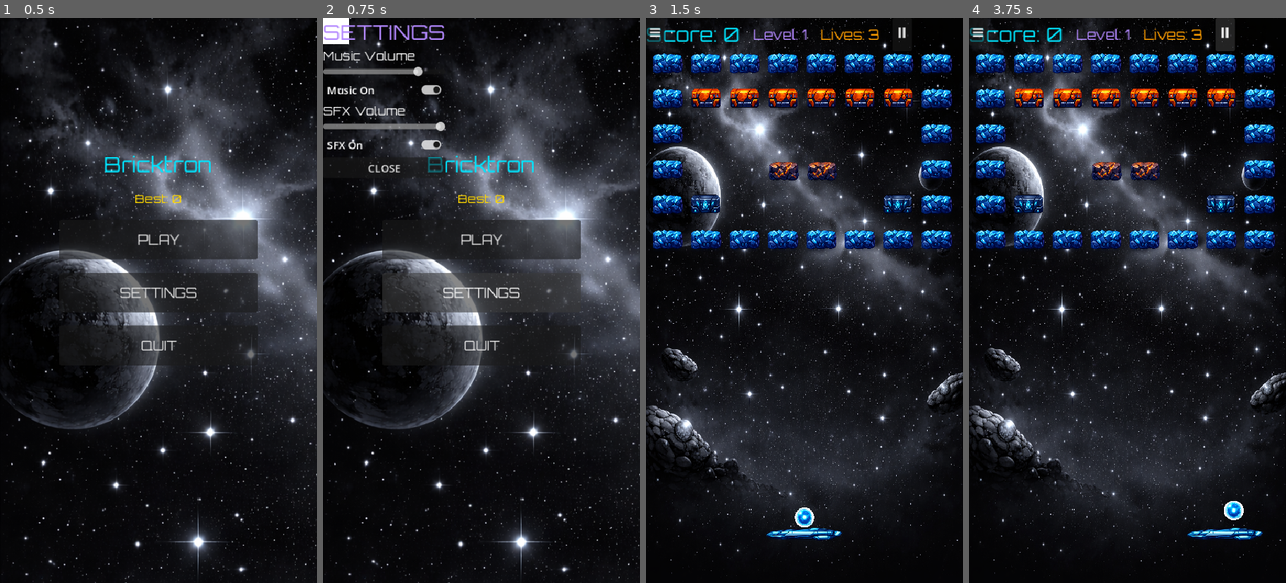
Above: before the commit, frames 1-4 (left to right).
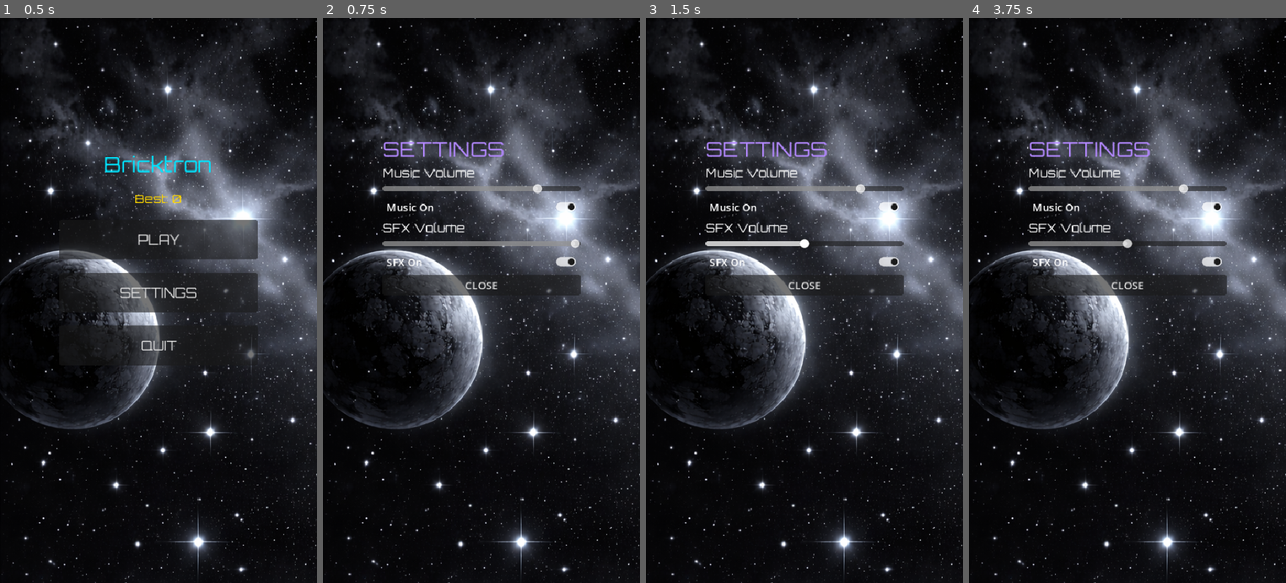
Above: after the commit, the same moments.

Repository: ilkkayli/godot-brick-breaker
Game: Godot game, scene res://MainMenu.tscn
The game is run twice, just before and just after one commit, with the same random seed, the same clock (stepped at 60 frames per second) and the same inputs.
Inputs (mouse positions are in pixels of both pictures, inside the frame that each line leads up to):
- Up to frame 1 (0.5 s): no input
- Up to frame 2 (0.75 s): click "SETTINGS" at 0.5 s
- Up to frame 3 (1.5 s): click (804, 238) at 1.25 s, where only the run before the commit has a clickable "PLAY"
- Up to frame 4 (3.75 s): click (978, 29) at 2 s, where only the run before the commit has a clickable "≡"; click (1127, 238) at 2.75 s, where only the run before the commit has a clickable "PLAY"; click (1225, 34) at 3.5 s, where only the run before the commit has a clickable "⏸"

Frame 1 is identical in both runs. In frame 2, 9.2% of the frame differs, in the area x 0-82%, y 0-62%; in frame 3, 48%; in frame 4, 48%, in the area x 0-100%, y 0-100%.

Commit message:
Add Level Complete, Pause, Settings screens and audio bus system

Diff:
--- a/LevelComplete.gd
+++ b/LevelComplete.gd
@@ -1,18 +1,20 @@
 extends Control
+class_name LevelComplete
 
 signal next_level
 signal go_to_menu
 
+static var current_level: int = 1
+static var current_score: int = 0
+
 func _ready() -> void:
 	$VBoxContainer/NextLevelButton.pressed.connect(_on_next_pressed)
 	$VBoxContainer/MenuButton.pressed.connect(_on_menu_pressed)
-
-func setup(current_level: int, score: int) -> void:
 	$VBoxContainer/LevelInfoLabel.text = "Level " + str(current_level - 1) + " → " + str(current_level)
-	$VBoxContainer/ScoreLabel.text = "Score: " + str(score)
+	$VBoxContainer/ScoreLabel.text = "Score: " + str(current_score)
 
 func _on_next_pressed() -> void:
-	next_level.emit()
+	get_tree().call_deferred("change_scene_to_file", "res://main.tscn")
 
 func _on_menu_pressed() -> void:
-	go_to_menu.emit()
+	get_tree().call_deferred("change_scene_to_file", "res://MainMenu.tscn")
--- a/LevelComplete.tscn
+++ b/LevelComplete.tscn
@@ -2,19 +2,22 @@
 
 [ext_resource type="FontFile" uid="uid://dht3tl6ofdgw5" path="res://assets/fonts/orbitron.ttf" id="1_ibk7c"]
 [ext_resource type="Script" uid="uid://c1lg36ubeanqt" path="res://LevelComplete.gd" id="1_qtjg1"]
+[ext_resource type="Texture2D" uid="uid://cwt5ad3suhrur" path="res://background_v5.png" id="2_b04fo"]
 
 [node name="LevelComplete" type="Control" unique_id=2035666034]
 layout_mode = 3
-anchors_preset = 0
-offset_right = 40.0
-offset_bottom = 40.0
+anchors_preset = 15
+anchor_right = 1.0
+anchor_bottom = 1.0
+grow_horizontal = 2
+grow_vertical = 2
 script = ExtResource("1_qtjg1")
 
-[node name="Background" type="ColorRect" parent="." unique_id=1539347447]
+[node name="Background" type="TextureRect" parent="." unique_id=1627013378]
 layout_mode = 0
 offset_right = 40.0
 offset_bottom = 40.0
-color = Color(0, 0, 0, 1)
+texture = ExtResource("2_b04fo")
 
 [node name="VBoxContainer" type="VBoxContainer" parent="." unique_id=1467023021]
 custom_minimum_size = Vector2(300, 400)
--- a/Main.gd
+++ b/Main.gd
@@ -2,6 +2,7 @@
 
 const BRICK_SCENE = preload("res://Brick.tscn")
 const PowerUp = preload("res://PowerUp.gd")
+const LevelComplete = preload("res://LevelComplete.gd")
 
 const BASE_SPEED = 500.0
 const SPEED_INCREMENT = 40.0
@@ -29,9 +30,7 @@
 @onready var menu_button = $HUD/MenuButton
 @onready var game_over_screen = $GameOverLayer/GameOver
 @onready var music_player = $MusicPlayer
-@onready var level_complete_screen = $LevelCompleteLayer/LevelComplete
 @onready var pause_screen = $PauseLayer/Pause
-@onready var settings_screen = $SettingsLayer/Settings
 @onready var pause_button = $HUD/TopBar/PauseButton
 
 const SLOW_DURATION: float = 8.0
@@ -40,6 +39,8 @@
 var is_slowed: bool = false
 
 func _ready() -> void:
+	level = SaveManager.get_setting("current_level", 1)
+	score = SaveManager.get_setting("current_score", 0)
 	spawn_bricks()
 	death_zone.body_entered.connect(_on_death_zone_body_entered)
 	update_hud()
@@ -47,11 +48,8 @@
 	pause_button.pressed.connect(_on_pause_pressed)
 	game_over_screen.restart_game.connect(_on_game_over_restart)
 	game_over_screen.watch_ad.connect(_on_watch_ad)
-	level_complete_screen.next_level.connect(_on_level_complete_next)
-	level_complete_screen.go_to_menu.connect(_on_menu_pressed)
 	pause_screen.resume_game.connect(_on_resume_pressed)
 	pause_screen.go_to_menu.connect(_on_menu_pressed)
-	settings_screen.closed.connect(_on_settings_closed)
 
 func _on_menu_pressed() -> void:
 	get_tree().paused = false
@@ -87,8 +85,11 @@
 	level += 1
 	update_hud()
 	ball.stop()
-	level_complete_screen.setup(level, score)
-	level_complete_screen.visible = true
+	SaveManager.set_setting("current_level", level)
+	SaveManager.set_setting("current_score", score)
+	LevelComplete.current_level = level
+	LevelComplete.current_score = score
+	get_tree().call_deferred("change_scene_to_file", "res://LevelComplete.tscn")
 
 func _on_death_zone_body_entered(body: Node) -> void:
 	if not (body is CharacterBody2D and body.has_method("set_speed")):
@@ -130,6 +131,8 @@
 	level = 1
 	lives = MAX_LIVES
 	is_slowed = false
+	SaveManager.set_setting("current_level", 1)
+	SaveManager.set_setting("current_score", 0)
 	for child in get_children():
 		if child is CharacterBody2D and child.has_method("set_speed") and child != ball:
 			child.queue_free()
@@ -230,11 +233,6 @@
 func _on_music_finished() -> void:
 	music_player.play()
 
-func _on_level_complete_next() -> void:
-	level_complete_screen.visible = false
-	respawn_ball()
-	call_deferred("spawn_bricks")
-
 func _on_pause_pressed() -> void:
 	get_tree().paused = true
 	pause_screen.visible = true
@@ -242,6 +240,3 @@
 func _on_resume_pressed() -> void:
 	get_tree().paused = false
 	pause_screen.visible = false
-
-func _on_settings_closed() -> void:
-	settings_screen.visible = false
--- a/MainMenu.gd
+++ b/MainMenu.gd
@@ -10,7 +10,6 @@
 	$VBoxContainer/PlayButton.pressed.connect(_on_play_pressed)
 	$VBoxContainer/SettingsButton.pressed.connect(_on_settings_pressed)
 	$VBoxContainer/QuitButton.pressed.connect(_on_quit_pressed)
-	settings_screen.closed.connect(_on_settings_closed)
 
 func _on_play_pressed() -> void:
 	print("Play pressed")
@@ -20,7 +19,7 @@
 	get_tree().change_scene_to_file("res://main.tscn")
 
 func _on_settings_pressed() -> void:
-	settings_screen.visible = true
+	get_tree().call_deferred("change_scene_to_file", "res://Settings.tscn")
 
 func _on_settings_closed() -> void:
 	settings_screen.visible = false
--- a/MainMenu.tscn
+++ b/MainMenu.tscn
@@ -3,7 +3,6 @@
 [ext_resource type="Texture2D" uid="uid://cwt5ad3suhrur" path="res://background_v5.png" id="1_eiy7p"]
 [ext_resource type="Script" uid="uid://cl0xi4g16cyuf" path="res://MainMenu.gd" id="1_h7a2f"]
 [ext_resource type="FontFile" uid="uid://dht3tl6ofdgw5" path="res://assets/fonts/orbitron.ttf" id="2_h7a2f"]
-[ext_resource type="PackedScene" uid="uid://cmpcbyc0hvxm6" path="res://Settings.tscn" id="4_qoqlk"]
 
 [node name="MainMenu" type="Control" unique_id=665480408]
 layout_mode = 3
@@ -64,8 +63,3 @@
 theme_override_fonts/font = ExtResource("2_h7a2f")
 theme_override_font_sizes/font_size = 20
 text = "QUIT"
-
-[node name="SettingsLayer" type="CanvasLayer" parent="." unique_id=1109185967]
-
-[node name="Settings" parent="SettingsLayer" unique_id=909325834 instance=ExtResource("4_qoqlk")]
-visible = false
--- a/Settings.gd
+++ b/Settings.gd
@@ -1,6 +1,4 @@
 extends Control
-
-signal closed
 
 func _ready() -> void:
 	$VBoxContainer/CloseButton.pressed.connect(_on_close_pressed)
@@ -44,7 +42,7 @@
 
 func _apply_sfx(volume: float, enabled: bool) -> void:
 	var db = linear_to_db(volume) if enabled else -80.0
-	AudioServer.set_bus_volume_db(AudioServer.get_bus_index("SFX"), db)
+	AudioServer.set_bus_volume_db(AudioServer.get_bus_index("Sfx"), db)
 
 func _on_close_pressed() -> void:
-	closed.emit()
+	get_tree().call_deferred("change_scene_to_file", "res://MainMenu.tscn")
--- a/Settings.tscn
+++ b/Settings.tscn
@@ -1,7 +1,8 @@
-[gd_scene format=3 uid="uid://cmpcbyc0hvxm6"]
+[gd_scene format=3 uid="uid://b70b4rwa6minf"]
 
 [ext_resource type="Script" uid="uid://daq8c6f4vm3j7" path="res://Settings.gd" id="1_2fv1l"]
 [ext_resource type="FontFile" uid="uid://dht3tl6ofdgw5" path="res://assets/fonts/orbitron.ttf" id="1_bvb5x"]
+[ext_resource type="Texture2D" uid="uid://cwt5ad3suhrur" path="res://background_v5.png" id="2_mx4kw"]
 
 [node name="Settings" type="Control" unique_id=909325834]
 layout_mode = 3
@@ -10,15 +11,25 @@
 offset_bottom = 40.0
 script = ExtResource("1_2fv1l")
 
-[node name="Background" type="ColorRect" parent="." unique_id=1656146705]
+[node name="Background" type="TextureRect" parent="." unique_id=300596430]
 layout_mode = 0
-offset_right = 40.0
-offset_bottom = 40.0
+offset_right = 1024.0
+offset_bottom = 1536.0
+texture = ExtResource("2_mx4kw")
 
 [node name="VBoxContainer" type="VBoxContainer" parent="." unique_id=1368675656]
-layout_mode = 0
-offset_right = 40.0
-offset_bottom = 40.0
+layout_mode = 1
+anchors_preset = 8
+anchor_left = 0.5
+anchor_top = 0.5
+anchor_right = 0.5
+anchor_bottom = 0.5
+offset_left = 70.0
+offset_top = 157.0
+offset_right = 370.0
+offset_bottom = 657.0
+grow_horizontal = 2
+grow_vertical = 2
 
 [node name="SettingsLabel" type="Label" parent="VBoxContainer" unique_id=564627973]
 layout_mode = 2
--- a/main.tscn
+++ b/main.tscn
@@ -14,9 +14,7 @@
 [ext_resource type="AudioStream" uid="uid://c1hxcs7vdg37f" path="res://assets/sounds/game_over.wav" id="11_ycdy4"]
 [ext_resource type="PackedScene" uid="uid://d05qjip83lgwf" path="res://GameOver.tscn" id="12_dg77c"]
 [ext_resource type="AudioStream" uid="uid://cci7ob1fvdy2a" path="res://assets/music/background.mp3" id="14_w48qg"]
-[ext_resource type="PackedScene" uid="uid://b20k248imye5m" path="res://LevelComplete.tscn" id="15_yaehf"]
 [ext_resource type="PackedScene" uid="uid://d05jp7ucmmkex" path="res://Pause.tscn" id="16_074og"]
-[ext_resource type="PackedScene" uid="uid://cmpcbyc0hvxm6" path="res://Settings.tscn" id="17_cegan"]
 
 [sub_resource type="RectangleShape2D" id="RectangleShape2D_ig7tw"]
 size = Vector2(480, 20)
@@ -148,17 +146,7 @@
 autoplay = true
 bus = &"Music"
 
-[node name="LevelCompleteLayer" type="CanvasLayer" parent="." unique_id=1941775509]
-visible = false
-
-[node name="LevelComplete" parent="LevelCompleteLayer" unique_id=2035666034 instance=ExtResource("15_yaehf")]
-
 [node name="PauseLayer" type="CanvasLayer" parent="." unique_id=199408404]
 visible = false
 
 [node name="Pause" parent="PauseLayer" unique_id=609650561 instance=ExtResource("16_074og")]
-
-[node name="SettingsLayer" type="CanvasLayer" parent="." unique_id=1425055118]
-visible = false
-
-[node name="Settings" parent="SettingsLayer" unique_id=909325834 instance=ExtResource("17_cegan")]
